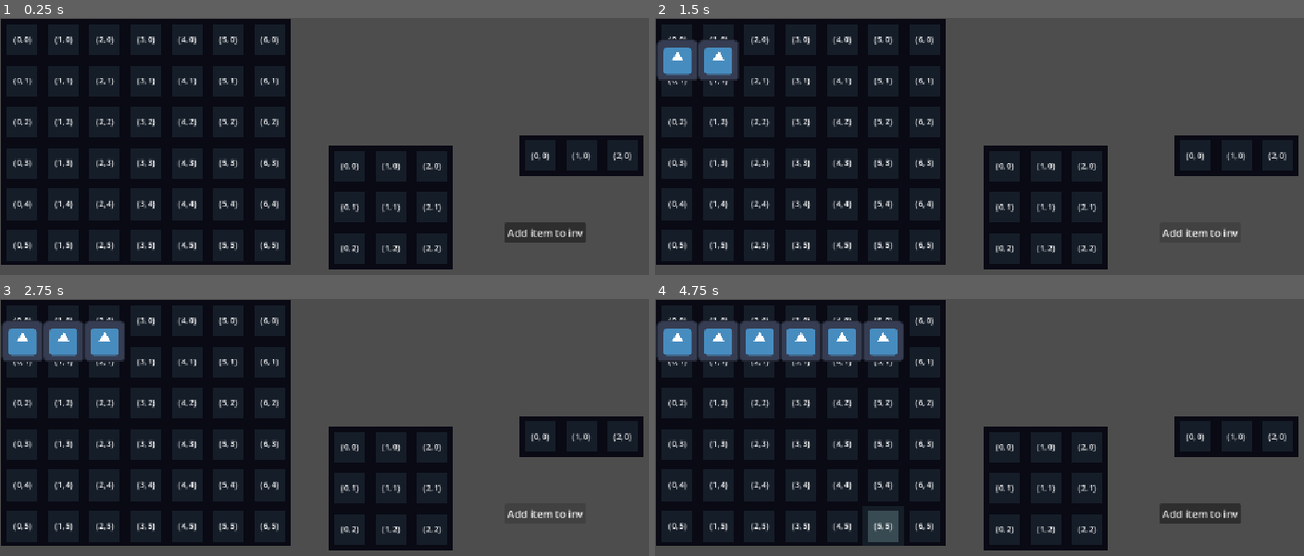
Above: before the commit, frames 1-4 (two rows, left to right).
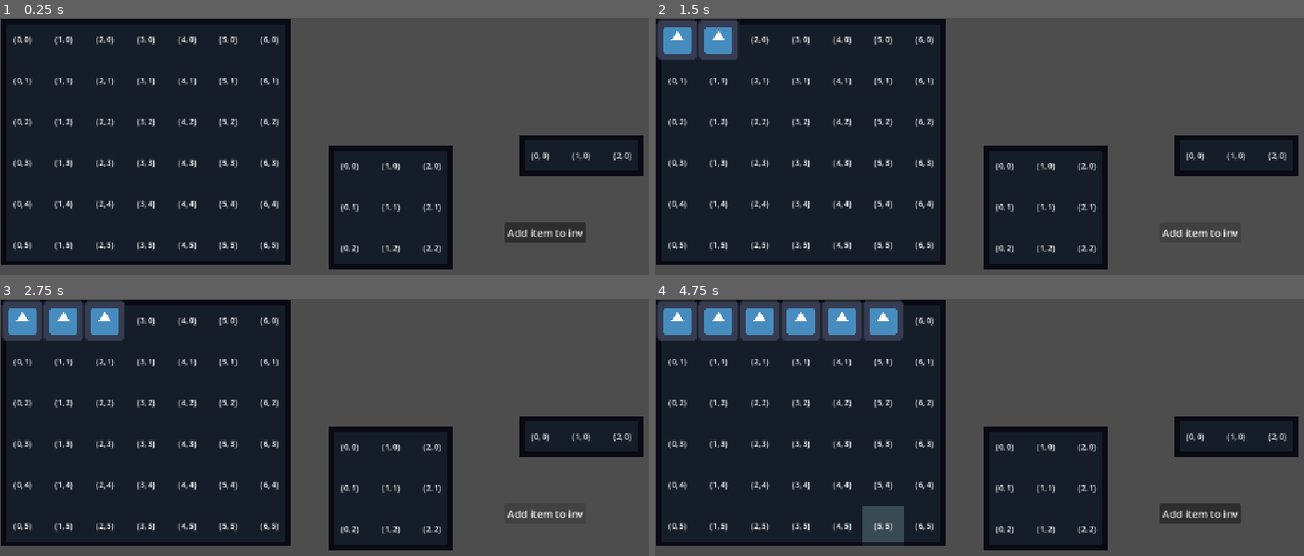
Above: after the commit, the same moments.

Repository: Froggo05/inventory-demo
Game: Godot game, scene res://Scenes/test_scene.tscn
Two runs of this game, one before a commit and one after it. Both use one fixed random seed, a clock stepped at 60 frames per second and the inputs below. The engine's default icon, where the game draws it, is replaced by a stand-in: a white triangle on a blue panel in a dark square.
Inputs (mouse positions are in pixels of both pictures, inside the frame that each line leads up to):
- Up to frame 1 (0.25 s): no input
- Up to frame 2 (1.5 s): click "Add item to inv" at 0.5 s; click "Add item to inv" at 1.25 s
- Up to frame 3 (2.75 s): click "Add item to inv" at 2 s
- Up to frame 4 (4.75 s): tap Enter at 2.75, 4.25 s; move the mouse to (1187, 486) at 2.77 s; press the mouse at (1187, 486) at 2.78 s; tap Space at 3.5 s; move the mouse to (875, 527) at 3.52 s; release the mouse at (875, 527) at 3.53 s; click (875, 527) at 3.6 s; move the mouse to (1096, 414) at 4.27 s; press the mouse at (1096, 414) at 4.28 s

The runs differ from the first frame. In frame 2, 2.5% of the frame differs, in the area x 0-13%, y 0-25%; in frame 3, 3.7%; in frame 4, 7.7%, in the area x 0-39%, y 0-95%.

Commit message:
small bugfix plus build

Diff:
--- a/Scenes/Item/item.gd
+++ b/Scenes/Item/item.gd
@@ -40,7 +40,7 @@
 
 func calculateItemPositionInSlots(slotSize: Vector2)->Vector2:
 	var avgPos: Vector2 = ((Vector2(invPosition) + Vector2(invPosition) + Vector2(invSize - Vector2i.ONE))/2 * slotSize)
-	var CentrePos: Vector2 = UI.getInventoryManager(IUID).global_position + avgPos
+	var CentrePos: Vector2 = UI.getInventoryManager(IUID).position + avgPos
 	#invetnory pos (for offset) + avg position of first and last cell for center point
 	return CentrePos
 #-----signal responses-----
--- a/Scenes/Item/item.tscn
+++ b/Scenes/Item/item.tscn
@@ -20,7 +20,6 @@
 script = ExtResource("1_hvuqc")
 attributes = SubResource("Resource_j5x6h")
 sprite = NodePath("Sprite")
-invSize = Vector2i(1, 2)
 moveFactor = 1000.0
 
 [node name="Sprite" type="TextureRect" parent="." unique_id=925538866]
--- a/Scenes/UI/Inventory/item_grid.gd
+++ b/Scenes/UI/Inventory/item_grid.gd
@@ -26,7 +26,7 @@
 			slot.name = str(Vector2i(x,y))
 			slot.inventoryCoordinate = Vector2i(x,y)
 			slot.label.text = "(" + str(x) + ", " + str(y) + ")"
-			#slot.updateTexture(slot.inventoryCoordinate, inventorySize)
+			slot.updateTexture(slot.inventoryCoordinate, inventorySize)
 			slot.IUID = IUID
 			if Engine.is_editor_hint():
 				pass
Not shown, changed: export_presets.cfg
Not shown, changed: Exports/Windows/InventoryDemo.pck
